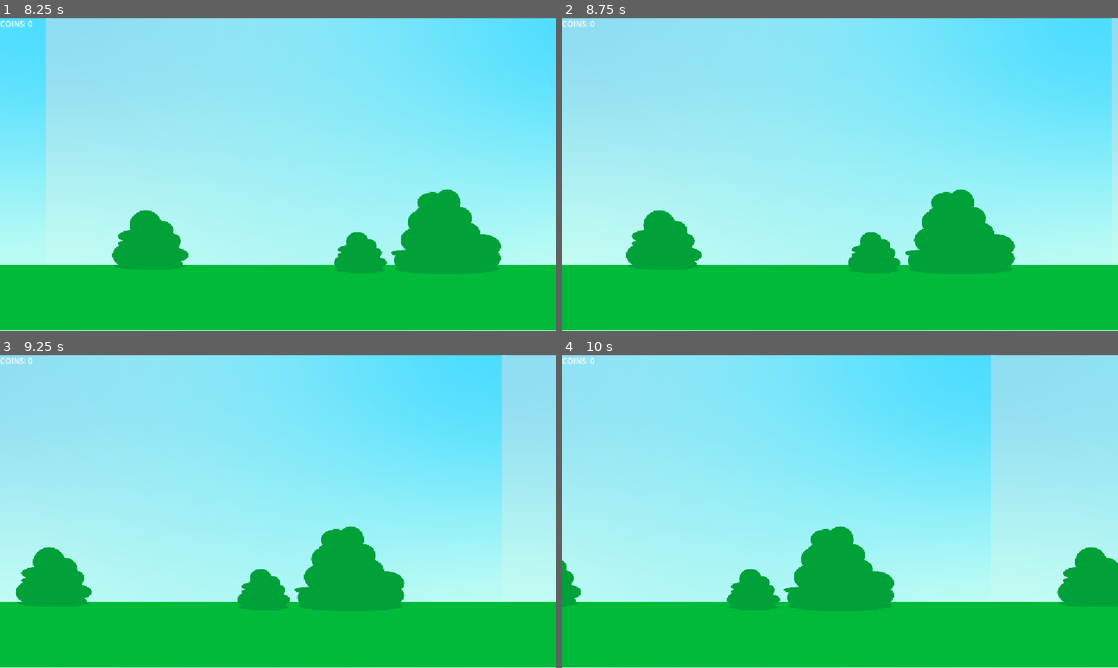
Above: before the commit, frames 1-4 (two rows, left to right).
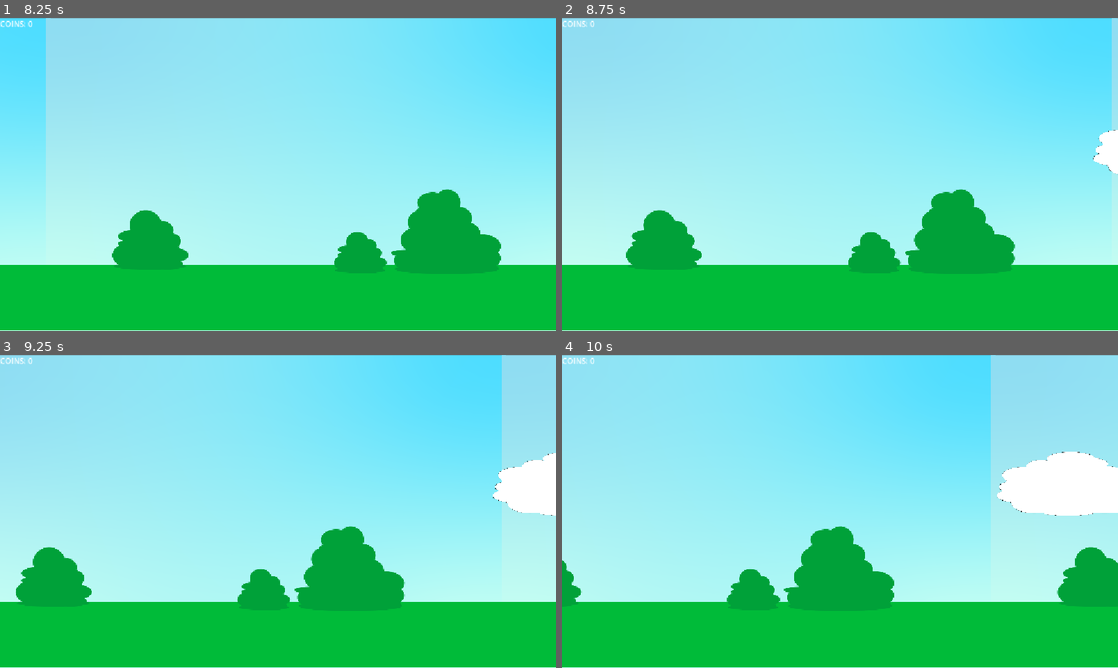
Above: after the commit, the same moments.

Repository: leadomic0909/bounce-back-67
Game: Godot game, scene res://BounceBack67.tscn
Two runs of this game, one before a commit and one after it. Both use one fixed random seed, a clock stepped at 60 frames per second and the inputs below.
Inputs:
- Up to frame 1 (8.25 s): hold Up (ui_up) 0.53-1.28 s; hold Down (ui_down) 1.28-2.03 s; hold Up (ui_up) 2.03-3.53 s; hold Down (ui_down) 3.53-5.78 s; hold Up (ui_up) 5.78-8.03 s; hold Down (ui_down) from 8.03 s (still down)
- Up to frame 2 (8.75 s): keep holding Down (ui_down)
- Up to frame 3 (9.25 s): keep holding Down (ui_down)
- Up to frame 4 (10 s): release Down (ui_down) at 9.53 s; hold Up (ui_up) from 9.53 s (still down)

Frame 1 is identical in both runs. In frame 2, 0.4% of the frame differs, in the area x 95-100%, y 35-50%; in frame 3, 1.6%; in frame 4, 3.5%, in the area x 78-100%, y 30-52%.

Commit message:
oblaci1

Diff:
--- a/BounceBack67.tscn
+++ b/BounceBack67.tscn
@@ -1,5 +1,6 @@
 [gd_scene format=3 uid="uid://cip6yf2pyuc83"]
 
+[ext_resource type="Script" uid="uid://bvrmuylqvgun2" path="res://bounce_back_67.gd" id="1_551f8"]
 [ext_resource type="Script" uid="uid://cg3oqeg4esjc4" path="res://parallax_background.gd" id="1_b8312"]
 [ext_resource type="Script" uid="uid://n4jjkxjemm" path="res://player.gd" id="1_f6wta"]
 [ext_resource type="Texture2D" uid="uid://bdc17ixgknhe5" path="res://Background1.png" id="1_v84gk"]
@@ -7,10 +8,9 @@
 [ext_resource type="Texture2D" uid="uid://cyienowca8bm2" path="res://prepreka.png" id="4_d3vrx"]
 [ext_resource type="Script" uid="uid://dk2ku4vvenyq8" path="res://prepreka_1.gd" id="5_svhgf"]
 [ext_resource type="Texture2D" uid="uid://cex5fq7vonq7c" path="res://67coin.png" id="5_tgtej"]
-[ext_resource type="Texture2D" uid="uid://dgl5dki3idvgq" path="res://oblak1.png" id="6_n0txk"]
 [ext_resource type="Script" uid="uid://cynw0xyho867b" path="res://coin_67,69.gd" id="7_551f8"]
 [ext_resource type="Texture2D" uid="uid://7argp4mn3avj" path="res://evil67.png" id="7_b8312"]
-[ext_resource type="Script" uid="uid://bjxmiqsaii113" path="res://oblak.gd" id="7_svhgf"]
+[ext_resource type="PackedScene" uid="uid://wm2e8vne186c" path="res://oblak.tscn" id="10_32qau"]
 
 [sub_resource type="CircleShape2D" id="CircleShape2D_dudcw"]
 radius = 186.44629
@@ -19,6 +19,8 @@
 radius = 193.62386
 
 [node name="Node2D" type="Node2D" unique_id=1078858180]
+script = ExtResource("1_551f8")
+oblak_scene = ExtResource("10_32qau")
 
 [node name="ParallaxBackground" type="ParallaxBackground" parent="." unique_id=23149043]
 script = ExtResource("1_b8312")
@@ -70,16 +72,7 @@
 scale = Vector2(0.16090426, 0.16090426)
 shape = SubResource("CircleShape2D_dudcw")
 
-[node name="oblak" type="Area2D" parent="." unique_id=973554697]
-script = ExtResource("7_svhgf")
-
-[node name="Sprite2D" type="Sprite2D" parent="oblak" unique_id=1412087420]
-position = Vector2(509.00003, 72)
-scale = Vector2(0.21721312, 0.2172131)
-texture = ExtResource("6_n0txk")
-
-[node name="CollisionPolygon2D" type="CollisionPolygon2D" parent="oblak" unique_id=1955471803]
-polygon = PackedVector2Array(528, 19, 471, 18, 452, 30, 420, 44, 392, 54, 375, 69, 371, 92, 383, 104, 407, 109, 427, 118, 486, 123, 543, 120, 578, 115, 615, 111, 633, 106, 647, 98, 646, 78, 628, 61, 573, 42)
+[node name="oblak" parent="." unique_id=1448474349 instance=ExtResource("10_32qau")]
 
 [node name="69" type="Area2D" parent="." unique_id=221863669]
 script = ExtResource("7_551f8")
@@ -100,4 +93,8 @@
 offset_right = 72.0
 offset_bottom = 42.0
 
-[connection signal="body_entered" from="oblak" to="oblak" method="_on_body_entered"]
+[node name="OblakTimer" type="Timer" parent="." unique_id=173924474]
+wait_time = 5.275
+autostart = true
+
+[connection signal="timeout" from="OblakTimer" to="." method="_on_oblak_timer_timeout"]
--- /dev/null
+++ b/bounce_back_67.gd
@@ -0,0 +1,14 @@
+extends Node2D
+
+@export var oblak_scene: PackedScene
+
+func _on_oblak_timer_timeout():
+	var oblak = oblak_scene.instantiate()
+	add_child(oblak)
+
+	var screen_size = get_viewport_rect().size
+
+	oblak.position = Vector2(
+		screen_size.x + 100,
+		randf_range(50, screen_size.y * 0.4)
+	)
--- /dev/null
+++ b/oblak.tscn
@@ -0,0 +1,17 @@
+[gd_scene format=3 uid="uid://wm2e8vne186c"]
+
+[ext_resource type="Script" uid="uid://bjxmiqsaii113" path="res://oblak.gd" id="1_tcim6"]
+[ext_resource type="Texture2D" uid="uid://dgl5dki3idvgq" path="res://oblak1.png" id="2_mjeat"]
+
+[node name="oblak" type="Area2D" unique_id=1448474349]
+script = ExtResource("1_tcim6")
+
+[node name="Sprite2D" type="Sprite2D" parent="." unique_id=1989168815]
+position = Vector2(509.00003, 72)
+scale = Vector2(0.21721312, 0.2172131)
+texture = ExtResource("2_mjeat")
+
+[node name="CollisionPolygon2D" type="CollisionPolygon2D" parent="." unique_id=235454849]
+polygon = PackedVector2Array(528, 19, 471, 18, 452, 30, 420, 44, 392, 54, 375, 69, 371, 92, 383, 104, 407, 109, 427, 118, 486, 123, 543, 120, 578, 115, 615, 111, 633, 106, 647, 98, 646, 78, 628, 61, 573, 42)
+
+[connection signal="body_entered" from="." to="." method="_on_body_entered"]
Not shown, added: bounce_back_67.gd.uid
